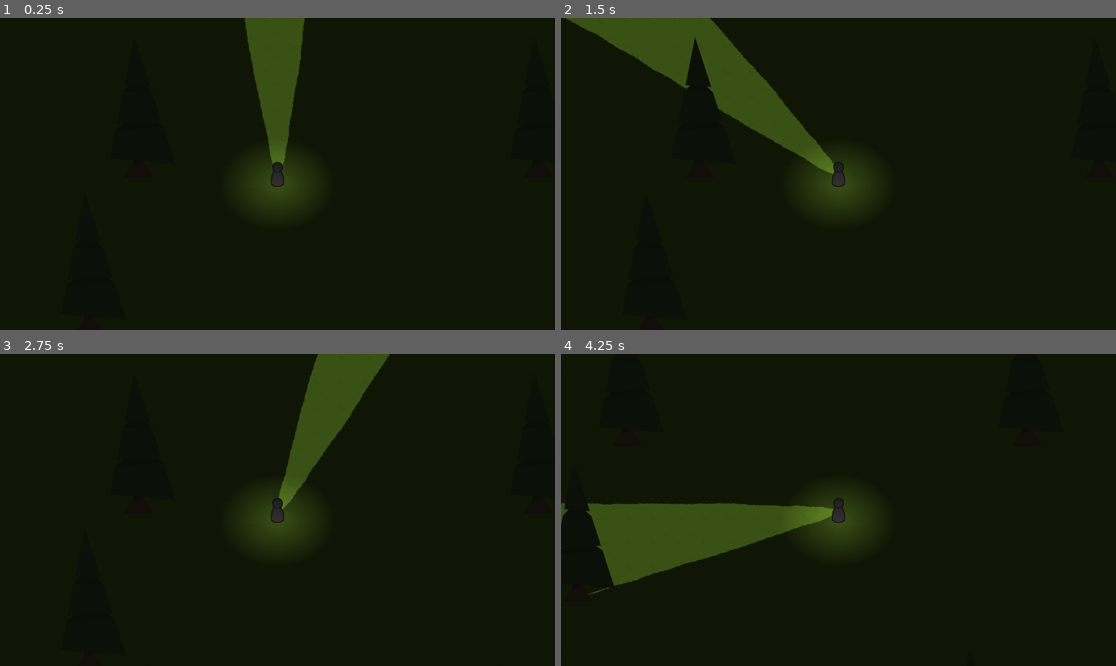
Above: before the commit, frames 1-4 (two rows, left to right).
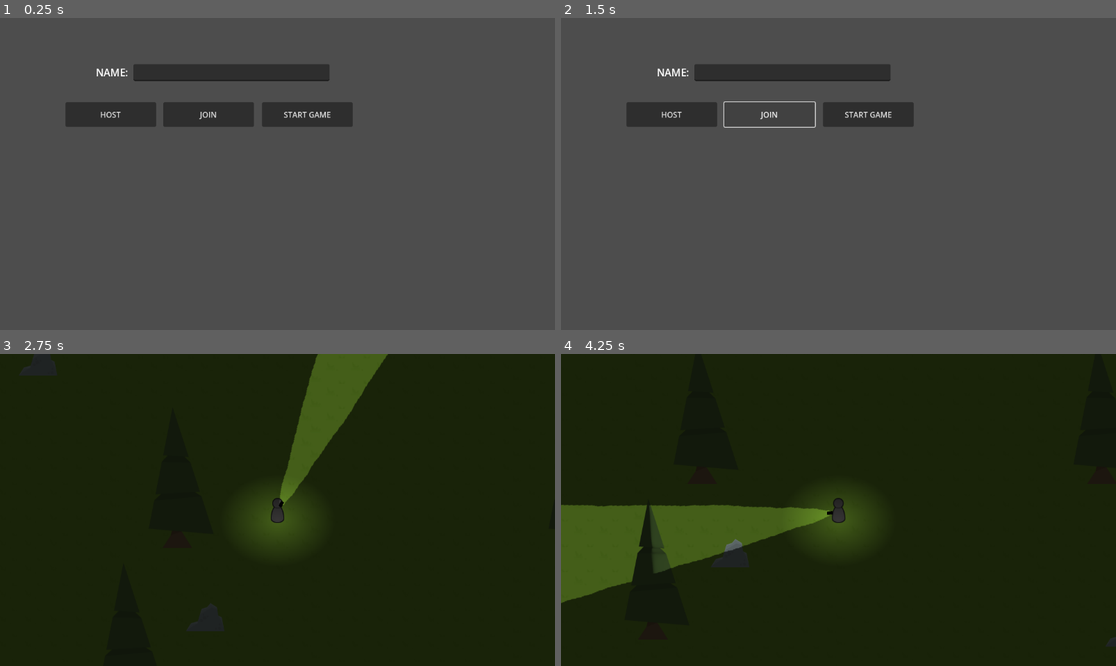
Above: after the commit, the same moments.

Repository: Hitsko/testi
Game: Godot game, scene res://Scenes/multiplayer_controller.tscn
The game is run twice, just before and just after one commit, with the same random seed, the same clock (stepped at 60 frames per second) and the same inputs. Before the commit the project starts from res://Scenes/world.tscn. The engine's default icon, where the game draws it, is replaced by a stand-in: a white triangle on a blue panel in a dark square.
Inputs (mouse positions are in pixels of both pictures, inside the frame that each line leads up to):
- Up to frame 1 (0.25 s): no input
- Up to frame 2 (1.5 s): click (672, 114) at 0.5 s, where only the run after the commit has a clickable "HOST"; click (771, 114) at 1.25 s, where only the run after the commit has a clickable "JOIN"
- Up to frame 3 (2.75 s): click (305, 450) at 2 s, where only the run after the commit has a clickable "START GAME"
- Up to frame 4 (4.25 s): tap Enter at 2.75 s; move the mouse to (960, 494) at 2.77 s; hold D (move_right) 2.78-3.53 s; hold Shift (sneak, bound only after the commit) 2.78-3.53 s; move the mouse to (727, 525) at 3.52 s; hold S (move_down) from 3.53 s (still down); tap Shift (sneak, bound only after the commit) at 3.6 s

The runs differ from the first frame. In frame 1, 100% of the frame differs, in the area x 0-100%, y 0-100%; in frame 2, 100%; in frame 3, 0.9%; in frame 4, 3.3%.
Error after the commit: Attempt to call function 'compress' in base 'null instance' on a null instance. (res://Scripts/multiplayer_controller.gd:82)

Commit message:
latest stuff

Diff:
--- a/Game _demo.tres
+++ /dev/null
@@ -1,3 +0,0 @@
-[gd_resource type="MeshLibrary" format=3 uid="uid://dyujrtwwcqugu"]
-
-[resource]
--- /dev/null
+++ b/Scenes/audio_player.tscn
@@ -0,0 +1,8 @@
+[gd_scene load_steps=2 format=3 uid="uid://buprawn7acwo5"]
+
+[ext_resource type="Script" path="res://Scripts/audio_player.gd" id="1_ftsoc"]
+
+[node name="AudioPlayer" type="Node"]
+script = ExtResource("1_ftsoc")
+
+[node name="AudioPlayer2D" type="AudioStreamPlayer2D" parent="."]
--- /dev/null
+++ b/Scenes/multiplayer_controller.tscn
@@ -0,0 +1,59 @@
+[gd_scene load_steps=3 format=3 uid="uid://dl7e14dm02ryc"]
+
+[ext_resource type="Script" path="res://Scripts/multiplayer_controller.gd" id="1_rk0dx"]
+
+[sub_resource type="LabelSettings" id="LabelSettings_1pxwv"]
+font_size = 21
+
+[node name="MultiplayerController" type="Control"]
+layout_mode = 3
+anchors_preset = 15
+anchor_right = 1.0
+anchor_bottom = 1.0
+grow_horizontal = 2
+grow_vertical = 2
+script = ExtResource("1_rk0dx")
+
+[node name="Host" type="Button" parent="."]
+layout_mode = 0
+offset_left = 136.0
+offset_top = 175.0
+offset_right = 324.0
+offset_bottom = 226.0
+text = "HOST"
+
+[node name="Join" type="Button" parent="."]
+layout_mode = 0
+offset_left = 339.0
+offset_top = 175.0
+offset_right = 527.0
+offset_bottom = 226.0
+text = "JOIN"
+
+[node name="StartGame" type="Button" parent="."]
+layout_mode = 0
+offset_left = 544.0
+offset_top = 175.0
+offset_right = 732.0
+offset_bottom = 226.0
+text = "START GAME"
+
+[node name="LineEdit" type="LineEdit" parent="."]
+layout_mode = 0
+offset_left = 277.0
+offset_top = 96.0
+offset_right = 684.0
+offset_bottom = 131.0
+
+[node name="Label" type="Label" parent="."]
+layout_mode = 0
+offset_left = 199.0
+offset_top = 98.0
+offset_right = 281.0
+offset_bottom = 135.0
+text = "NAME:"
+label_settings = SubResource("LabelSettings_1pxwv")
+
+[connection signal="button_down" from="Host" to="." method="_on_host_button_down"]
+[connection signal="button_down" from="Join" to="." method="_on_join_button_down"]
+[connection signal="button_down" from="StartGame" to="." method="_on_start_game_button_down"]
--- a/Scenes/player.tscn
+++ b/Scenes/player.tscn
@@ -1,21 +1,86 @@
-[gd_scene load_steps=7 format=3 uid="uid://brgpc1nkt0fg1"]
+[gd_scene load_steps=13 format=3 uid="uid://brgpc1nkt0fg1"]
 
 [ext_resource type="Script" path="res://Scripts/Player.gd" id="1_o2c3b"]
 [ext_resource type="Texture2D" uid="uid://d1kovdlb66mrb" path="res://Assets/pieceBlack_border02.png" id="2_2xi4p"]
 [ext_resource type="Texture2D" uid="uid://bvu7sey0kjrkn" path="res://Assets/Lights/2d_lights_and_shadows_neutral_point_light.webp" id="3_4x5vy"]
-[ext_resource type="Script" path="res://Scripts/PointLight2D.gd" id="4_0cgpb"]
+[ext_resource type="Script" path="res://Scripts/Flashlight.gd" id="4_ha4ut"]
+[ext_resource type="Texture2D" uid="uid://klptb76dfsra" path="res://icon.svg" id="5_5tr1c"]
 [ext_resource type="Texture2D" uid="uid://d25yfcu1nlkd2" path="res://Assets/Lights/Untitled.png" id="5_g6y2r"]
+[ext_resource type="AudioStream" uid="uid://c5t6fto1aihn2" path="res://Assets/Audio/footstep_grass_003.ogg" id="7_jynf3"]
 
 [sub_resource type="CircleShape2D" id="CircleShape2D_hd3jb"]
 radius = 14.0357
 
-[node name="Player" type="CharacterBody2D"]
+[sub_resource type="Animation" id="Animation_wl808"]
+length = 0.001
+tracks/0/type = "value"
+tracks/0/imported = false
+tracks/0/enabled = true
+tracks/0/path = NodePath(".:rotation")
+tracks/0/interp = 1
+tracks/0/loop_wrap = true
+tracks/0/keys = {
+"times": PackedFloat32Array(),
+"transitions": PackedFloat32Array(),
+"update": 0,
+"values": []
+}
+
+[sub_resource type="Animation" id="Animation_3ju5e"]
+resource_name = "Walk"
+loop_mode = 1
+tracks/0/type = "value"
+tracks/0/imported = false
+tracks/0/enabled = true
+tracks/0/path = NodePath(".:rotation")
+tracks/0/interp = 1
+tracks/0/loop_wrap = true
+tracks/0/keys = {
+"times": PackedFloat32Array(0, 0.2, 0.5, 0.7),
+"transitions": PackedFloat32Array(1, 1, 1, 1),
+"update": 0,
+"values": [0.0, -0.0872665, 0.0, 0.0872665]
+}
+tracks/1/type = "method"
+tracks/1/imported = false
+tracks/1/enabled = true
+tracks/1/path = NodePath("../PlayerAudios/FootStepGrass")
+tracks/1/interp = 1
+tracks/1/loop_wrap = true
+tracks/1/keys = {
+"times": PackedFloat32Array(0.2, 0.7),
+"transitions": PackedFloat32Array(1, 1),
+"values": [{
+"args": [0.0],
+"method": &"play"
+}, {
+"args": [0.0],
+"method": &"play"
+}]
+}
+
+[sub_resource type="AnimationLibrary" id="AnimationLibrary_dqapx"]
+_data = {
+"RESET": SubResource("Animation_wl808"),
+"Walk": SubResource("Animation_3ju5e")
+}
+
+[sub_resource type="SceneReplicationConfig" id="SceneReplicationConfig_rpi76"]
+properties/0/path = NodePath(".:position")
+properties/0/spawn = true
+properties/0/sync = true
+properties/0/watch = false
+properties/1/path = NodePath("LightRotation:rotation")
+properties/1/spawn = true
+properties/1/sync = true
+properties/1/watch = false
+
+[node name="Player" type="CharacterBody2D" groups=["Player"]]
 motion_mode = 1
 script = ExtResource("1_o2c3b")
 
 [node name="Sprite2D" type="Sprite2D" parent="."]
-light_mask = 3
-visibility_layer = 3
+texture_filter = 4
 position = Vector2(0, -20)
 texture = ExtResource("2_2xi4p")
 
@@ -24,9 +89,11 @@
 scale = Vector2(0.998217, 0.463273)
 shape = SubResource("CircleShape2D_hd3jb")
 
-[node name="PlayerLightShadow" type="PointLight2D" parent="."]
+[node name="PlayerLight2" type="Node2D" parent="."]
 position = Vector2(0, 1)
 scale = Vector2(1.89062, 1.50781)
+
+[node name="PlayerLightShadow" type="PointLight2D" parent="PlayerLight2"]
 energy = 0.3
 range_z_min = -4096
 range_item_cull_mask = 2
@@ -35,40 +102,44 @@
 shadow_filter_smooth = 2.0
 texture = ExtResource("3_4x5vy")
 texture_scale = 0.5
-script = ExtResource("4_0cgpb")
+script = ExtResource("4_ha4ut")
 
-[node name="PlayerLight" type="PointLight2D" parent="."]
-scale = Vector2(1.89062, 1.50781)
-energy = 0.3
+[node name="PlayerLight" type="PointLight2D" parent="PlayerLight2"]
+position = Vector2(0, -0.663214)
+energy = 0.6
 range_z_min = -4096
 shadow_filter = 1
 shadow_filter_smooth = 10.0
 texture = ExtResource("3_4x5vy")
 texture_scale = 0.5
-script = ExtResource("4_0cgpb")
+script = ExtResource("4_ha4ut")
 
-[node name="Camera2D" type="Camera2D" parent="."]
+[node name="CameraPosition" type="Node2D" parent="."]
+
+[node name="Camera2D" type="Camera2D" parent="CameraPosition"]
 position = Vector2(0, -21)
+position_smoothing_speed = 10.0
 
 [node name="LightRotation" type="Node2D" parent="."]
 position = Vector2(0, -17)
+script = ExtResource("4_ha4ut")
 
 [node name="FlashLightShadow" type="PointLight2D" parent="LightRotation"]
-position = Vector2(18.4893, -3)
+position = Vector2(31.595, -5.04587)
 scale = Vector2(2.26583, 1.34766)
 energy = 0.3
 range_z_min = -4096
 range_item_cull_mask = 2
 shadow_enabled = true
-shadow_filter_smooth = 2.0
+shadow_filter = 2
+shadow_filter_smooth = 1.0
 texture = ExtResource("5_g6y2r")
 offset = Vector2(250, -20)
-script = ExtResource("4_0cgpb")
 
 [node name="FlashLight" type="PointLight2D" parent="LightRotation"]
 light_mask = 3
 visibility_layer = 3
-position = Vector2(18.4893, -3)
+position = Vector2(31.595, -5.04587)
 scale = Vector2(2.26583, 1.34766)
 energy = 0.3
 range_z_min = -4096
@@ -76,4 +147,24 @@
 shadow_item_cull_mask = 2
 texture = ExtResource("5_g6y2r")
 offset = Vector2(250, -20)
-script = ExtResource("4_0cgpb")
+
+[node name="Sprite2D" type="Sprite2D" parent="LightRotation"]
+modulate = Color(0, 0, 0, 1)
+position = Vector2(18, 0)
+scale = Vector2(0.0957031, 0.0507812)
+texture = ExtResource("5_5tr1c")
+
+[node name="PlayerAudios" type="Node2D" parent="."]
+
+[node name="FootStepGrass" type="AudioStreamPlayer2D" parent="PlayerAudios"]
+stream = ExtResource("7_jynf3")
+
+[node name="AnimationPlayer" type="AnimationPlayer" parent="."]
+root_node = NodePath("../Sprite2D")
+reset_on_save = false
+libraries = {
+"": SubResource("AnimationLibrary_dqapx")
+}
+
+[node name="MultiplayerSynchronizer" type="MultiplayerSynchronizer" parent="."]
+replication_config = SubResource("SceneReplicationConfig_rpi76")
--- /dev/null
+++ b/Scenes/rock.tscn
@@ -0,0 +1,27 @@
+[gd_scene load_steps=5 format=3 uid="uid://l38totbkyxmf"]
+
+[ext_resource type="Script" path="res://Scripts/object.gd" id="1_f5m8i"]
+[ext_resource type="Texture2D" uid="uid://em6j0v6eemeo" path="res://Assets/objects/foliagePack_055.png" id="1_i24v8"]
+
+[sub_resource type="RectangleShape2D" id="RectangleShape2D_ntin8"]
+size = Vector2(82, 31)
+
+[sub_resource type="OccluderPolygon2D" id="OccluderPolygon2D_i6jyw"]
+polygon = PackedVector2Array(-15, -21, -28, -17, -38, -2, 38, -2, 34, -22, -14, -24)
+
+[node name="Rock" type="StaticBody2D"]
+script = ExtResource("1_f5m8i")
+
+[node name="Sprite2D" type="Sprite2D" parent="."]
+position = Vector2(0, -30)
+texture = ExtResource("1_i24v8")
+
+[node name="CollisionShape2D" type="CollisionShape2D" parent="."]
+position = Vector2(0, -8.5)
+shape = SubResource("RectangleShape2D_ntin8")
+
+[node name="Shadow" type="LightOccluder2D" parent="."]
+modulate = Color(1, 1, 1, 0.184314)
+show_behind_parent = true
+occluder = SubResource("OccluderPolygon2D_i6jyw")
+sdf_collision = false
--- a/Scenes/tree.tscn
+++ b/Scenes/tree.tscn
@@ -1,7 +1,12 @@
-[gd_scene load_steps=5 format=3 uid="uid://coi6d074itnyp"]
+[gd_scene load_steps=7 format=3 uid="uid://coi6d074itnyp"]
 
-[ext_resource type="Script" path="res://Scripts/tree.gd" id="1_fo1m6"]
+[ext_resource type="Script" path="res://Scripts/object.gd" id="1_0bj7e"]
 [ext_resource type="Texture2D" uid="uid://dlpq14x6ofysy" path="res://Assets/objects/tree02.png" id="1_lgqsr"]
+[ext_resource type="Texture2D" uid="uid://cqwn3dph2omgu" path="res://Assets/Normal Maps/tree02_n.png" id="3_dmt3e"]
+
+[sub_resource type="CanvasTexture" id="CanvasTexture_xydjh"]
+diffuse_texture = ExtResource("1_lgqsr")
+normal_texture = ExtResource("3_dmt3e")
 
 [sub_resource type="CapsuleShape2D" id="CapsuleShape2D_r8icu"]
 radius = 19.1852
@@ -12,11 +17,11 @@
 
 [node name="Tree" type="StaticBody2D"]
 position = Vector2(0, -2)
-script = ExtResource("1_fo1m6")
+script = ExtResource("1_0bj7e")
 
 [node name="Sprite2D" type="Sprite2D" parent="."]
 position = Vector2(8, -148)
-texture = ExtResource("1_lgqsr")
+texture = SubResource("CanvasTexture_xydjh")
 
 [node name="CollisionShape2D" type="CollisionShape2D" parent="."]
 position = Vector2(1, -8)
@@ -25,7 +30,7 @@
 shape = SubResource("CapsuleShape2D_r8icu")
 
 [node name="Shadow" type="LightOccluder2D" parent="."]
+modulate = Color(1, 1, 1, 0.184314)
 show_behind_parent = true
-z_index = -3
 occluder = SubResource("OccluderPolygon2D_xuusk")
 sdf_collision = false
--- a/Scenes/world.tscn
+++ b/Scenes/world.tscn
@@ -1,39 +1,68 @@
-[gd_scene load_steps=4 format=3 uid="uid://byytjssddqe1m"]
+[gd_scene load_steps=6 format=3 uid="uid://byytjssddqe1m"]
 
+[ext_resource type="Script" path="res://Scripts/SceneManager.gd" id="1_unb5u"]
 [ext_resource type="PackedScene" uid="uid://brgpc1nkt0fg1" path="res://Scenes/player.tscn" id="1_ym6lr"]
 [ext_resource type="PackedScene" uid="uid://coi6d074itnyp" path="res://Scenes/tree.tscn" id="3_c70u1"]
+[ext_resource type="PackedScene" uid="uid://l38totbkyxmf" path="res://Scenes/rock.tscn" id="3_u08wi"]
 [ext_resource type="PackedScene" uid="uid://iolwkpul0m82" path="res://Scenes/terrain_tile_map.tscn" id="4_q7hrv"]
 
 [node name="World" type="Node2D"]
-
-[node name="Player" parent="." instance=ExtResource("1_ym6lr")]
-position = Vector2(0, -1)
-wall_min_slide_angle = 0.516617
+script = ExtResource("1_unb5u")
+player_scene = ExtResource("1_ym6lr")
 
 [node name="Environment" type="Node2D" parent="."]
 
-[node name="Tree_01" parent="Environment" instance=ExtResource("3_c70u1")]
+[node name="Trees" type="Node2D" parent="Environment"]
+
+[node name="Tree_01" parent="Environment/Trees" instance=ExtResource("3_c70u1")]
 position = Vector2(-288, -11)
 
-[node name="Tree_02" parent="Environment" instance=ExtResource("3_c70u1")]
+[node name="Tree_02" parent="Environment/Trees" instance=ExtResource("3_c70u1")]
 position = Vector2(542, -11)
 
-[node name="Tree_03" parent="Environment" instance=ExtResource("3_c70u1")]
+[node name="Tree_03" parent="Environment/Trees" instance=ExtResource("3_c70u1")]
 position = Vector2(-390, 312)
 
-[node name="Tree_04" parent="Environment" instance=ExtResource("3_c70u1")]
+[node name="Tree_04" parent="Environment/Trees" instance=ExtResource("3_c70u1")]
 position = Vector2(432, 705)
 
-[node name="Tree_05" parent="Environment" instance=ExtResource("3_c70u1")]
+[node name="Tree_05" parent="Environment/Trees" instance=ExtResource("3_c70u1")]
 position = Vector2(403, -577)
 
-[node name="Tree_06" parent="Environment" instance=ExtResource("3_c70u1")]
+[node name="Tree_06" parent="Environment/Trees" instance=ExtResource("3_c70u1")]
 position = Vector2(-171, -582)
 
-[node name="TerrainTileMap" parent="." instance=ExtResource("4_q7hrv")]
+[node name="Rocks" type="Node2D" parent="Environment"]
+
+[node name="Rock_01" parent="Environment/Rocks" instance=ExtResource("3_u08wi")]
+position = Vector2(-230, 161)
+
+[node name="Rock_02" parent="Environment/Rocks" instance=ExtResource("3_u08wi")]
+position = Vector2(-577, -370)
+
+[node name="Rock_03" parent="Environment/Rocks" instance=ExtResource("3_u08wi")]
+position = Vector2(913, -328)
+
+[node name="Rock_04" parent="Environment/Rocks" instance=ExtResource("3_u08wi")]
+position = Vector2(1014, 203)
+
+[node name="Rock_05" parent="Environment/Rocks" instance=ExtResource("3_u08wi")]
+position = Vector2(589, 326)
+
+[node name="Backgrounds" type="Node2D" parent="Environment"]
+
+[node name="TerrainTileMap" parent="Environment/Backgrounds" instance=ExtResource("4_q7hrv")]
 light_mask = 2
 z_index = -4090
 layer_0/tile_data = PackedInt32Array(524288, 131072, 3, 589824, 131072, 4, 655360, 131072, 1, 720896, 131072, 2, 524289 …(257898 unchanged characters)…
 
-[node name="CanvasModulate" type="CanvasModulate" parent="."]
-color = Color(0.113725, 0.113725, 0.113725, 1)
+[node name="CanvasModulate" type="CanvasModulate" parent="Environment/Backgrounds"]
+color = Color(0.180392, 0.180392, 0.180392, 1)
+
+[node name="SpawnLocations" type="Node2D" parent="."]
+position = Vector2(221, -70)
+
+[node name="1" type="Node2D" parent="SpawnLocations" groups=["PlayerSpawnPoint"]]
+
+[node name="0" type="Node2D" parent="SpawnLocations" groups=["PlayerSpawnPoint"]]
+position = Vector2(-301, -1)
--- /dev/null
+++ b/Scripts/Flashlight.gd
@@ -0,0 +1,5 @@
+extends Node2D
+
+func _process(delta):
+	# sets the max layer the light interacts with in relation to the y axis
+	# range_z_max = global_position.y
--- /dev/null
+++ b/Scripts/GameManager.gd
@@ -0,0 +1,3 @@
+extends Node
+
+var players = {}
--- a/Scripts/Player.gd
+++ b/Scripts/Player.gd
@@ -1,27 +1,62 @@
 extends CharacterBody2D
-@onready var player = $Player
+@onready var foot_step_grass = $PlayerAudios/FootStepGrass
 @onready var light_rotation = $LightRotation
+
 @export var speed = 200
 
+
 func _ready():
-	global_position.y = 0
+	$MultiplayerSynchronizer.set_multiplayer_authority(str(name).to_int())
+	if is_multiplayer_authority():
+		$CameraPosition/Camera2D.make_current()
 
 func _process(delta):
-	light_rotation.z_index = global_position.y
+	# sets the character layer in relation to the position on y axis
 	z_index = global_position.y
 
 func _physics_process(delta):
-	velocity = Vector2(0, 0)
+	if $MultiplayerSynchronizer.get_multiplayer_authority() == multiplayer.get_unique_id():
 
-	if Input.is_action_pressed("move_up"):
-		velocity.y = -speed
-	if Input.is_action_pressed("move_right"):
-		velocity.x = speed
-	if Input.is_action_pressed("move_down"):
-		velocity.y = speed
-	if Input.is_action_pressed("move_left"):
-		velocity.x = -speed
+		velocity = Vector2(0, 0)
 
-	light_rotation.look_at(get_global_mouse_position())
+		# Basic movement
+		if Input.is_action_pressed("move_up"):
+			velocity.y = -speed
+			if Input.is_action_pressed("sneak"):
+				velocity.y = -speed / 2
 
-	move_and_slide()
+		if Input.is_action_pressed("move_right"):
+			velocity.x = speed
+			if Input.is_action_pressed("sneak"):
+				velocity.x = speed / 2
+
+		if Input.is_action_pressed("move_down"):
+			velocity.y = speed
+			if Input.is_action_pressed("sneak"):
+				velocity.y = speed / 2
+
+		if Input.is_action_pressed("move_left"):
+			velocity.x = -speed
+			if Input.is_action_pressed("sneak"):
+				velocity.x = -speed / 2
+
+		# Changes the step volume between walking and sneaking
+		if Input.is_action_pressed("sneak"):
+			foot_step_grass.volume_db = -20
+			foot_step_grass.max_distance = 1000
+		else:
+			foot_step_grass.volume_db = -10
+
+		# Plays the walking animation when moving
+		if velocity != Vector2(0, 0):
+			$AnimationPlayer.play("Walk")
+		else:
+			$AnimationPlayer.stop()
+
+		# Rotates the light in relation to the mouse position
+		light_rotation.look_at(get_global_mouse_position())
+
+		move_and_slide()
+
+func play_footstep_audio():
+	foot_step_grass.play
--- a/Scripts/PointLight2D.gd
+++ /dev/null
@@ -1,6 +0,0 @@
-extends PointLight2D
-@onready var flash_light = $FlashLight
-
-
-func _process(delta):
-	range_z_max = global_position.y
--- /dev/null
+++ b/Scripts/SceneManager.gd
@@ -0,0 +1,14 @@
+extends Node2D
+
+@export var player_scene : PackedScene
+
+func _ready():
+	var index = 0
+	for i in GameManager.players:
+		var current_player = player_scene.instantiate()
+		current_player.name = str(GameManager.players[i].id)
+		add_child(current_player)
+		for spawn in get_tree().get_nodes_in_group("PlayerSpawnPoint"):
+			if spawn.name == str(index):
+				current_player.global_position = spawn.global_position
+		index += 1
--- /dev/null
+++ b/Scripts/audio_player.gd
@@ -0,0 +1,23 @@
+extends Node
+var steps_grass = preload("res://Assets/Audio/footstep_grass_003.ogg")
+
+func play_sfx(sfx_name: String):
+	var asp = AudioStreamPlayer.new()
+
+	var stream = null
+
+	if sfx_name == "steps_grass":
+		stream = steps_grass
+	else:
+		print("invalid sfx name")
+		return
+
+	asp.stream = stream
+	asp.name = "SFX"
+
+	add_child(asp)
+
+	asp.play()
+
+	await asp.finished
+	asp.queue_free()
--- /dev/null
+++ b/Scripts/multiplayer_controller.gd
@@ -0,0 +1,89 @@
+extends Control
+
+@export var address = "127.0.0.1"
+@export var port = 8910
+var peer
+
+
+func _ready():
+	multiplayer.peer_connected.connect(peer_connected)
+	multiplayer.peer_disconnected.connect(peer_disconnected)
+	multiplayer.connected_to_server.connect(connected_to_server)
+	multiplayer.connection_failed.connect(connection_failed)
+	if "--server" in OS.get_cmdline_args():
+		host_game()
+
+
+# Called only from clients
+func connected_to_server():
+	print("Connected To Server")
+	send_player_information.rpc_id(1, $LineEdit.text, multiplayer.get_unique_id())
+
+
+# Called only from clients
+func connection_failed():
+	print("Connection Failed")
+
+
+@rpc("any_peer")
+func send_player_information(name, id):
+	if !GameManager.players.has(id):
+		GameManager.players[id] = {
+			"name" : name,
+			"id" : id,
+			"score": 0
+		}
+
+	if multiplayer.is_server():
+		for i in GameManager.players:
+			send_player_information.rpc(GameManager.players[i].name, i)
+
+
+@rpc("any_peer", "call_local")
+func start_game():
+	var scene = load("res://Scenes/world.tscn").instantiate()
+	get_tree().root.add_child(scene)
+	self.hide()
+
+
+# this gets called on the server and clients
+func peer_connected(id):
+	print("Player Connected " + str(id))
+
+# This gets called on the server and clients
+func peer_disconnected(id):
+	print("Player Diconnected " + str(id))
+	GameManager.players.erase(id)
+	var players = get_tree().get_nodes_in_group("Player")
+	for i in players:
+		if i.name == str(id):
+			i.queue_free()
+
+func host_game():
+	peer = ENetMultiplayerPeer.new()
+	var error = peer.create_server(port, 2)
+	if error != OK:
+		print("Cannot Host: " + str(error))
+		return
+	peer.get_host().compress(ENetConnection.COMPRESS_RANGE_CODER)
+
+	multiplayer.set_multiplayer_peer(peer)
+	print("Waiting For Players")
+
+
+
+func _on_host_button_down():
+	host_game()
+	send_player_information($LineEdit.text, multiplayer.get_unique_id())
+
+func _on_join_button_down():
+	peer = ENetMultiplayerPeer.new()
+	peer.create_client(address, port)
+	peer.get_host().compress(ENetConnection.COMPRESS_RANGE_CODER)
+	multiplayer.set_multiplayer_peer(peer)
+	pass # Replace with function body.
+
+
+func _on_start_game_button_down():
+	start_game.rpc()
+	pass # Replace with function body.
--- a/Scripts/tree.gd
+++ b/Scripts/object.gd
@@ -1,7 +1,5 @@
 extends StaticBody2D
 
-@onready var shadow = $Shadow
-
 func _process(delta):
+	# sets the objects layer in relation to the position on y axis
 	z_index = global_position.y
-	#shadow.z_index = global_position.y
--- a/project.godot
+++ b/project.godot
@@ -11,9 +11,14 @@
 [application]
 
 config/name="Demo Build"
-run/main_scene="res://Scenes/world.tscn"
+run/main_scene="res://Scenes/multiplayer_controller.tscn"
 config/features=PackedStringArray("4.1", "Forward Plus")
 config/icon="res://icon.svg"
+
+[autoload]
+
+AudioPlayer="*res://Scenes/audio_player.tscn"
+GameManager="*res://Scripts/GameManager.gd"
 
 [input]
 
@@ -37,6 +42,16 @@
 "events": [Object(InputEventKey,"resource_local_to_scene":false,"resource_name":"","device":-1,"window_id":0,"alt_pressed":false,"shift_pressed":false,"ctrl_pressed":false,"meta_pressed":false,"pressed":false,"keycode":0,"physical_keycode":68,"key_label":0,"unicode":100,"echo":false,"script":null)
 ]
 }
+sneak={
+"deadzone": 0.5,
+"events": [Object(InputEventKey,"resource_local_to_scene":false,"resource_name":"","device":-1,"window_id":0,"alt_pressed":false,"shift_pressed":false,"ctrl_pressed":false,"meta_pressed":false,"pressed":false,"keycode":0,"physical_keycode":4194325,"key_label":0,"unicode":0,"echo":false,"script":null)
+]
+}
+switch={
+"deadzone": 0.5,
+"events": [Object(InputEventMouseButton,"resource_local_to_scene":false,"resource_name":"","device":-1,"window_id":0,"alt_pressed":false,"shift_pressed":false,"ctrl_pressed":false,"meta_pressed":false,"button_mask":0,"position":Vector2(0, 0),"global_position":Vector2(0, 0),"factor":1.0,"button_index":1,"canceled":false,"pressed":false,"double_click":false,"script":null)
+]
+}
 
 [layer_names]
 
Not shown, added: Assets/Audio/footstep_grass_000.ogg.import
Not shown, added: Assets/Audio/footstep_grass_003.ogg.import
Binary file added: Assets/Normal Maps/tree02_n.png
Not shown, added: Assets/Normal Maps/tree02_n.png.import
Binary file added: Assets/objects/foliagePack_055.png
Not shown, added: Assets/objects/foliagePack_055.png.import
Not shown, added: export_presets.cfg
Not shown, added: Assets/Audio/footstep_grass_000.ogg
Not shown, added: Assets/Audio/footstep_grass_003.ogg
Not shown, added: Assets/Normal Maps/Tree normal map.laigter
Not shown, added: Assets/objects/Tree normal map.laigter
